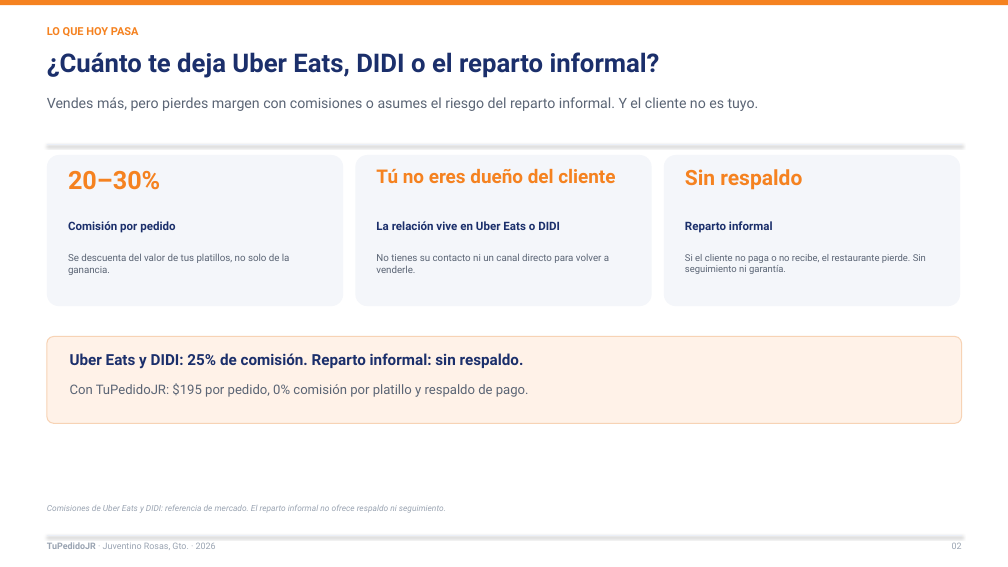
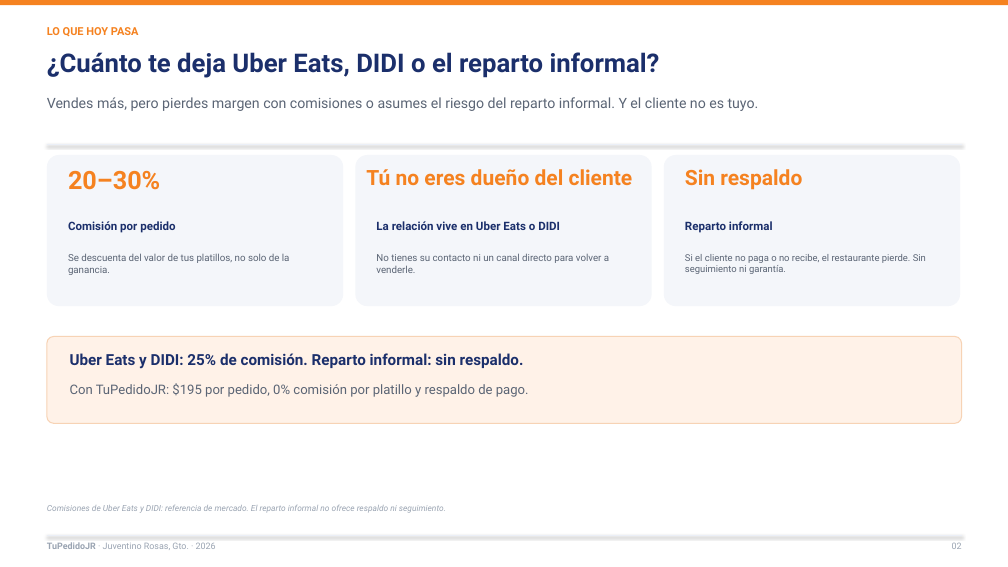
Before and after one commit to Lodoman-old/TuPedidoJR, a slide deck: slide 2 of docs/presentacion/TuPedidoJR_Restaurantes_2026.pptx. Drawn at 1008x567 pixels with LibreOffice and Linux fonts; fonts in the diff are those of the drawing. Boxes give left, top, right and bottom in pixels: in the first picture for what was removed or moved away, otherwise in the second. Text is boxed around its words. In the diff, an @@ line names an element or a change of style, - is before the commit and + after.

```diff
--- a/docs/presentacion/TuPedidoJR_Restaurantes_2026.pptx
+++ b/docs/presentacion/TuPedidoJR_Restaurantes_2026.pptx
@@ text "Tú no eres dueño del ...": place and size @@
-text "Tú no eres dueño del ..." at <box>376,169,615,183</box>
+text "Tú no eres dueño del ..." at <box>366,169,633,185</box>
@@ text "Tú no eres dueño del ..." at <box>366,169,633,185</box>: size 18 to 20 pt @@
```
Also in this commit, not shown: 7 other slides changed, 5 other files.
